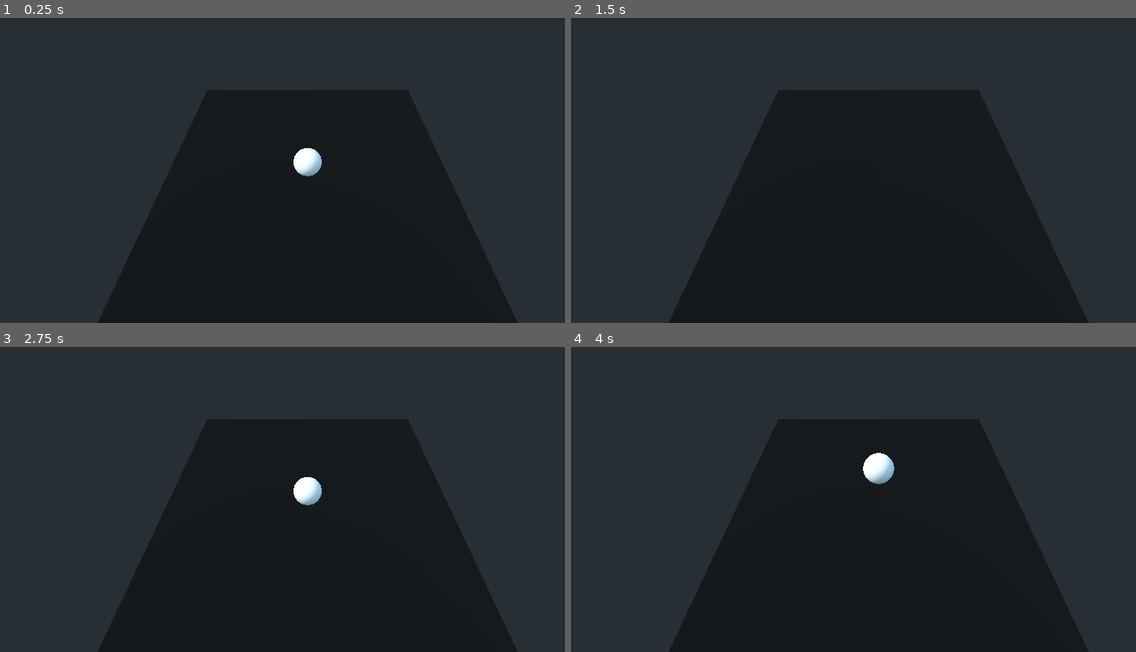
Above: before the commit, frames 1-4 (two rows, left to right).
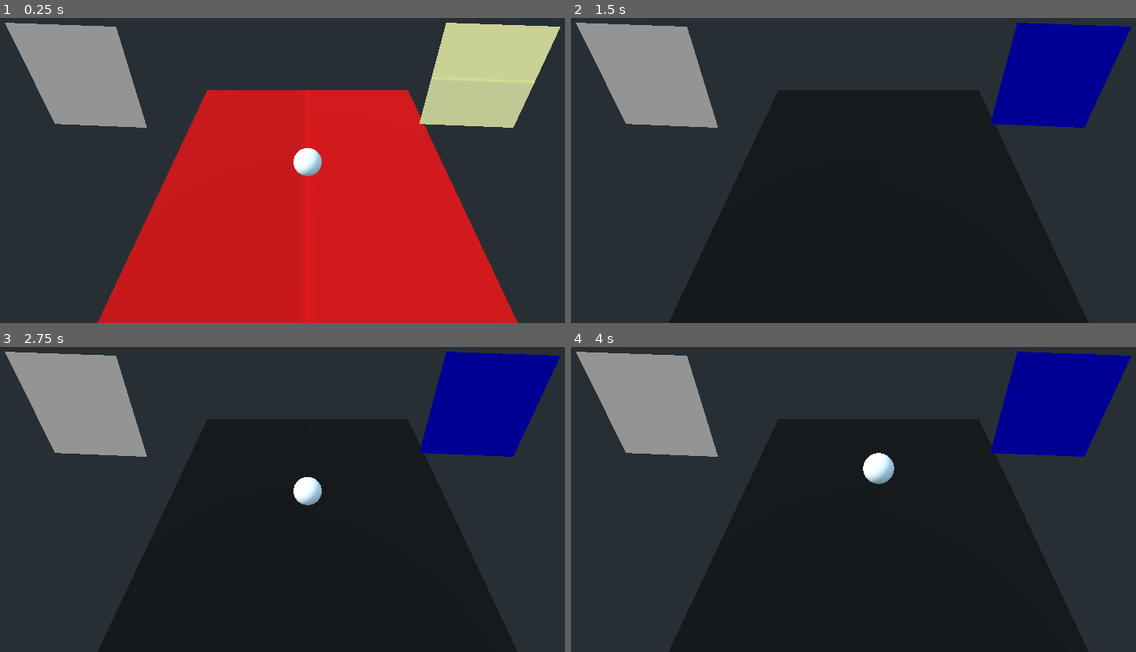
Above: after the commit, the same moments.

Repository: last-genius/gamedev_project
Game: Godot game, scene res://Main.tscn
Two runs of this game, one before a commit and one after it. Both use one fixed random seed, a clock stepped at 60 frames per second and the inputs below.
Inputs:
- Up to frame 1 (0.25 s): no input
- Up to frame 2 (1.5 s): no input
- Up to frame 3 (2.75 s): no input
- Up to frame 4 (4 s): no input

The runs differ from the first frame. In frame 1, 54% of the frame differs, in the area x 0-100%, y 1-100%; in frame 2, 12%; in frame 3, 12%; in frame 4, 12%.

Commit message:
Fix the water shader

Diff:
--- a/Main.tscn
+++ b/Main.tscn
@@ -1,7 +1,10 @@
-[gd_scene load_steps=14 format=2]
+[gd_scene load_steps=17 format=2]
 
 [ext_resource path="res://shaders/simulation.shader" type="Shader" id=1]
 [ext_resource path="res://shaders/render.shader" type="Shader" id=2]
+
+[sub_resource type="Environment" id=22]
+background_mode = 1
 
 [sub_resource type="ViewportTexture" id=12]
 viewport_path = NodePath("CollisionViewport")
@@ -12,9 +15,9 @@
 [sub_resource type="ShaderMaterial" id=1]
 resource_local_to_scene = true
 shader = ExtResource( 1 )
-shader_param/phase = 0.2
-shader_param/attenuation = 0.999
-shader_param/deltaUV = 3.0
+shader_param/phase = 0.18
+shader_param/attenuation = 0.995
+shader_param/deltaUV = 2.3
 shader_param/simulation_texture = SubResource( 11 )
 shader_param/collision_texture = SubResource( 12 )
 
@@ -71,6 +74,12 @@
 "values": [ Vector3( 0, 3, 0 ) ]
 }
 
+[sub_resource type="ViewportTexture" id=20]
+viewport_path = NodePath("CollisionViewport")
+
+[sub_resource type="ViewportTexture" id=21]
+viewport_path = NodePath("SimulationViewport")
+
 [node name="Main" type="Spatial"]
 
 [node name="DirectionalLight" type="DirectionalLight" parent="."]
@@ -89,6 +98,7 @@
 [node name="Camera" type="Camera" parent="CollisionViewport"]
 transform = Transform( 1, 0, 0, 0, -4.37114e-08, -1, 0, 1, -4.37114e-08, 0, -10, 0 )
 cull_mask = 524288
+environment = SubResource( 22 )
 projection = 1
 size = 20.0
 far = 10.0
@@ -103,6 +113,7 @@
 material = SubResource( 1 )
 anchor_right = 1.0
 anchor_bottom = 1.0
+color = Color( 0, 0, 0, 1 )
 
 [node name="Water" type="MeshInstance" parent="."]
 material_override = SubResource( 8 )
@@ -122,3 +133,11 @@
 autoplay = "Ball Loop"
 "anims/Ball Loop" = SubResource( 17 )
 anims/RESET = SubResource( 18 )
+
+[node name="DebugCollision" type="Sprite3D" parent="."]
+transform = Transform( 0.041057, -0.265157, 0.963331, -0.0182763, 0.963783, 0.26606, -0.99899, -0.0285297, 0.0347239, 0.615074, 7.8207, 11.2666 )
+texture = SubResource( 20 )
+
+[node name="DebugSimulation" type="Sprite3D" parent="."]
+transform = Transform( 0.041057, -0.265157, 0.963331, -0.0182763, 0.963783, 0.26606, -0.99899, -0.0285297, 0.0347239, 0.615074, 7.8207, -8.7733 )
+texture = SubResource( 21 )
--- a/shaders/render.shader
+++ b/shaders/render.shader
@@ -4,5 +4,5 @@
 
 void fragment() {
 	vec4 input = texture(sim_tex, UV);
-	ALBEDO = vec3(input.r, 0.0, 0.0);
+	ALBEDO = vec3(input.r, 0, 0);
 }
Not shown, changed: .gitignore
Not shown, changed: README.md
